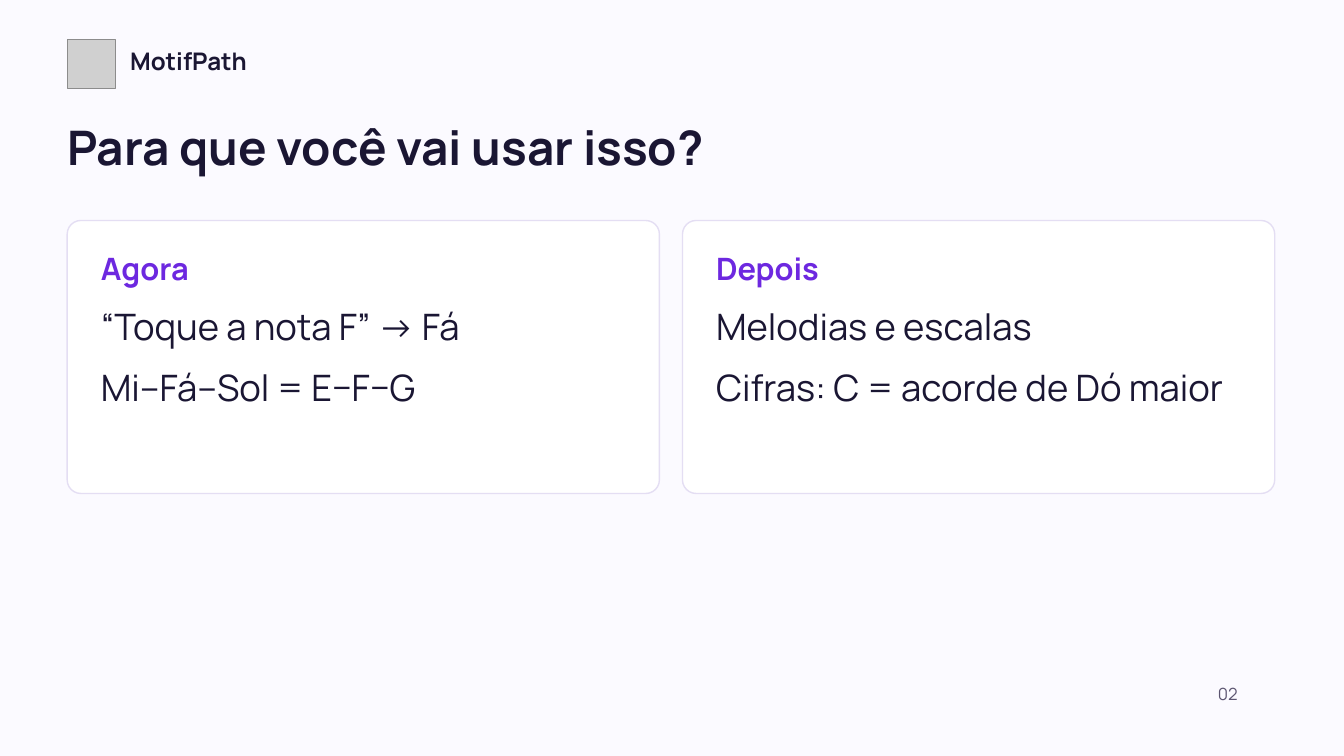
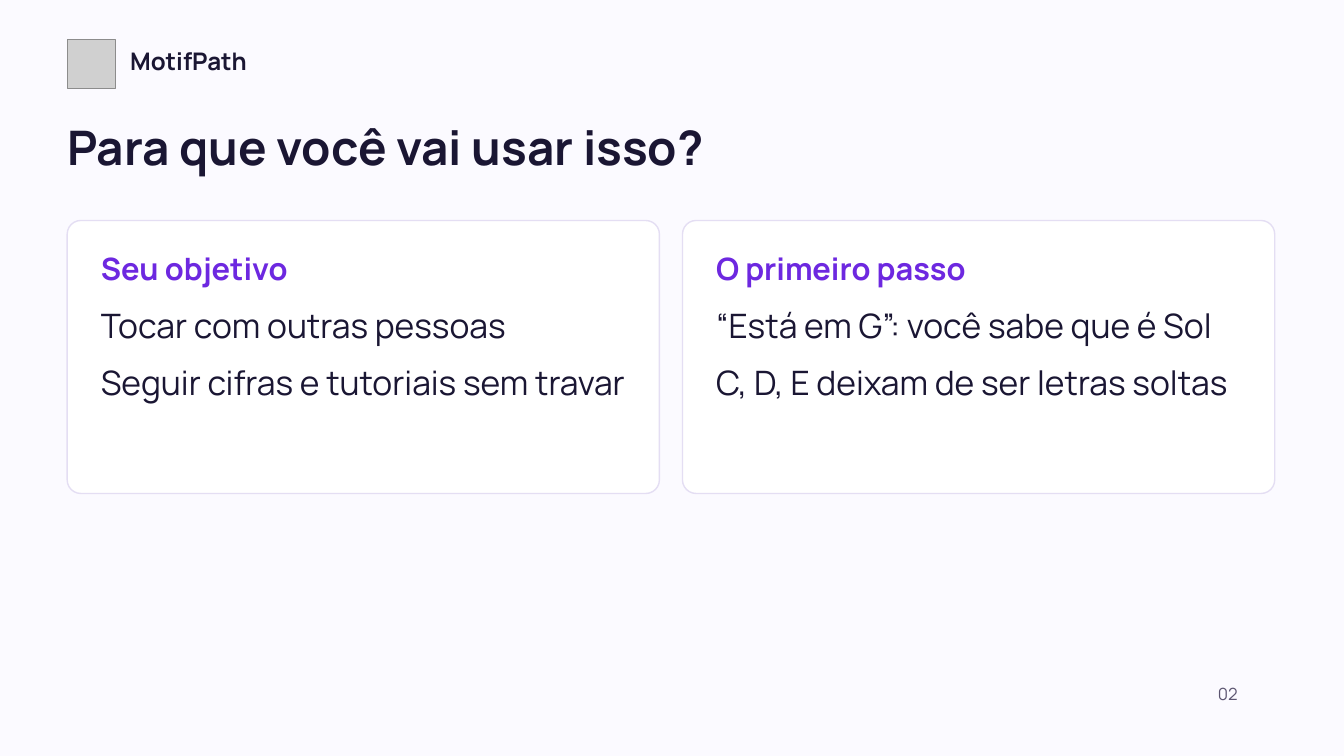
Before and after one commit to motifpath/motifpath-specs, a slide deck: slide 2 of curriculum/content/first-notes/slides/lesson-a.pt-BR.pptx. Drawn at 1344x756 pixels with LibreOffice and Linux fonts; fonts in the diff are those of the drawing; grey boxes stand for pictures. Boxes give left, top, right and bottom in pixels: in the first picture for what was removed or moved away, otherwise in the second. Text is boxed around its words. In the diff, an @@ line names an element or a change of style, - is before the commit and + after.

```diff
--- a/curriculum/content/first-notes/slides/lesson-a.pt-BR.pptx
+++ b/curriculum/content/first-notes/slides/lesson-a.pt-BR.pptx
@@ text at <box>101,257,288,288</box>: text changed @@
-Agora
+Seu objetivo
@@ text at <box>716,257,966,288</box>: text changed @@
-Depois
+O primeiro passo
@@ text at <box>101,313,625,404</box>: text changed; size 26 to 24 pt @@
-“Toque a nota F” → Fá
-Mi–Fá–Sol = E–F–G
+Tocar com outras pessoas
+Seguir cifras e tutoriais sem travar
@@ text at <box>716,311,1227,399</box>: text changed; size 26 to 24 pt @@
-Melodias e escalas
-Cifras: C = acorde de Dó maior
+“Está em G”: você sabe que é Sol
+C, D, E deixam de ser letras soltas
```
Also in this commit, not shown: 10 other slides changed, 4 slides added, 7 other files.
